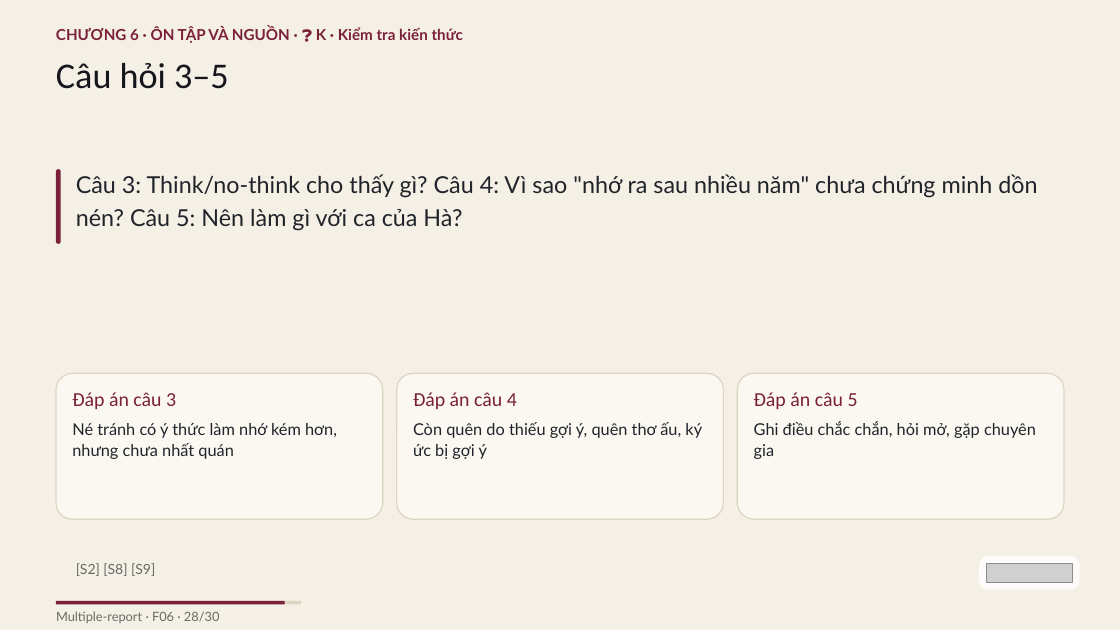
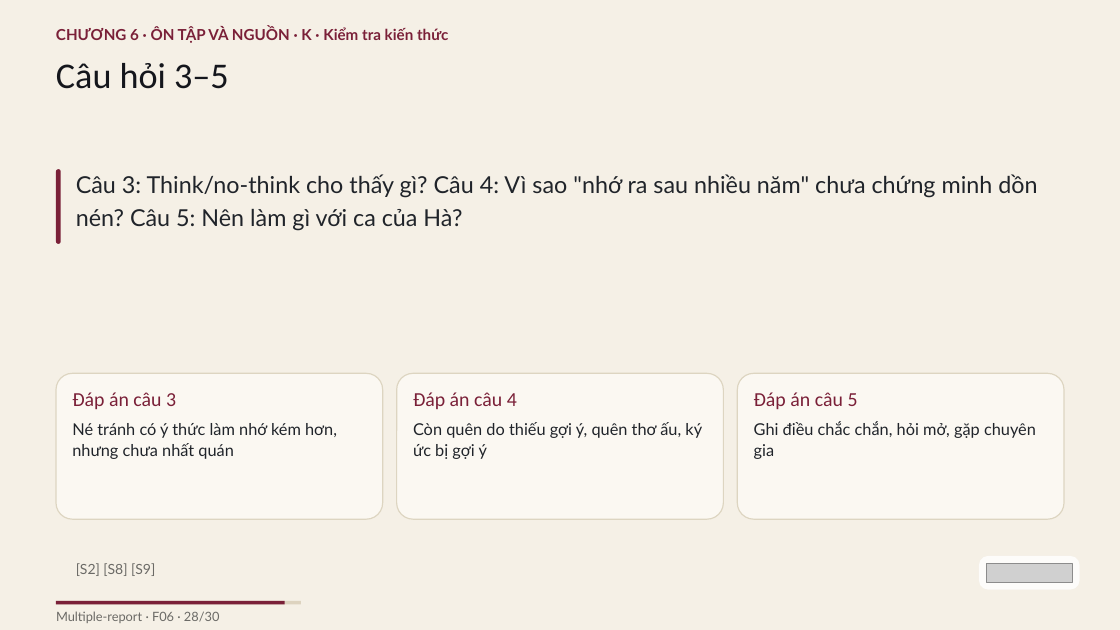
Before and after one commit to vohoailinh90/Multiple-report, a slide deck: slide 28 of psychology-knowledge/01-Sigmund-Freud/visuals/f06.pptx. Drawn at 1120x630 pixels with LibreOffice and Linux fonts; fonts in the diff are those of the drawing; grey boxes stand for pictures. Boxes give left, top, right and bottom in pixels: in the first picture for what was removed or moved away, otherwise in the second. Text is boxed around its words. In the diff, an @@ line names an element or a change of style, - is before the commit and + after.

```diff
--- a/psychology-knowledge/01-Sigmund-Freud/visuals/f06.pptx
+++ b/psychology-knowledge/01-Sigmund-Freud/visuals/f06.pptx
@@ text at [56,27,448,43]: text changed @@
-CHƯƠNG 6 · ÔN TẬP VÀ NGUỒN · ❓ K · Kiểm tra kiến thức
+CHƯƠNG 6 · ÔN TẬP VÀ NGUỒN · K · Kiểm tra kiến thức
```
Also in this commit, not shown: 27 other slides changed, 5 other files.
